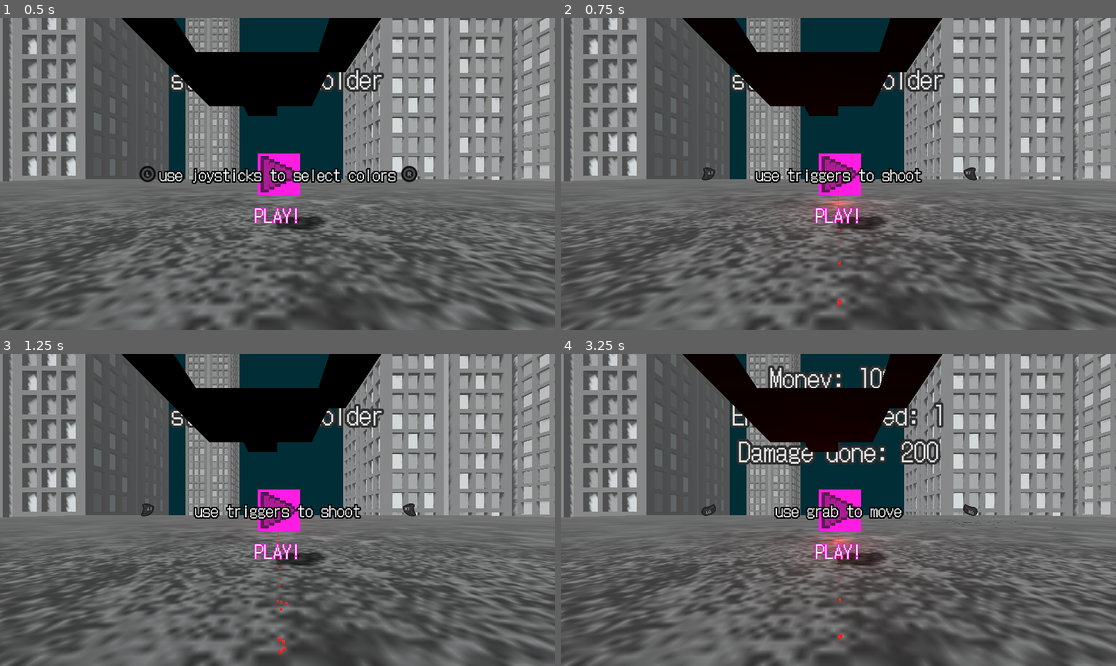
Above: before the commit, frames 1-4 (two rows, left to right).
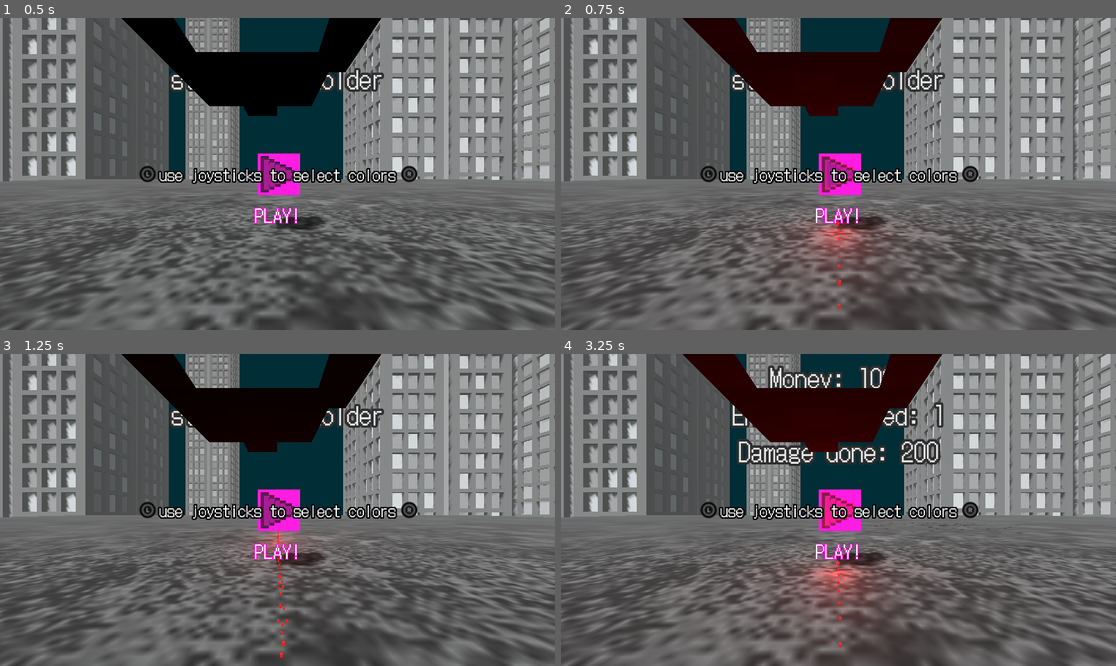
Above: after the commit, the same moments.

Repository: Majsek/Project_BC
Game: Godot game, scene res://scenes/world.tscn
Two runs of this game, one before a commit and one after it. Both use one fixed random seed, a clock stepped at 60 frames per second and the inputs below.
Inputs:
- Up to frame 1 (0.5 s): no input
- Up to frame 2 (0.75 s): tap Enter (ui_accept) at 0.5 s; hold Right (ui_right) from 0.53 s (still down)
- Up to frame 3 (1.25 s): keep holding Right (ui_right); tap Enter (ui_accept) at 0.77 s
- Up to frame 4 (3.25 s): release Right (ui_right) at 1.28 s; hold Down (ui_down) 1.28-2.03 s; tap Enter (ui_accept) at 1.52, 3.02 s; hold Right (ui_right) 2.03-2.78 s; hold Up (ui_up) from 2.78 s (still down)

Frame 1 is identical in both runs. In frame 2, 7.3% of the frame differs, in the area x 22-76%, y 1-94%; in frame 3, 1.9%; in frame 4, 7.6%, in the area x 22-90%, y 1-94%.
Error after the commit: Invalid access to property or key 'tutorial_' on a base object of type 'null instance'. (res://scripts/hand.gd:49)

Commit message:
+max life cube, +projectile strength cube

Diff:
--- a/scenes/world.tscn
+++ b/scenes/world.tscn
@@ -223,3 +223,6 @@
 
 [node name="lives_shop_cube" parent="." groups=["control_cubes"] instance=ExtResource("4_58r8i")]
 transform = Transform3D(-0.1, 0, 1.50996e-08, 0, 0.1, 0, -1.50996e-08, 0, -0.1, -0.04, 0.77, 1.5)
+
+[node name="projectile_strength_cube" parent="." groups=["control_cubes"] instance=ExtResource("4_58r8i")]
+transform = Transform3D(-0.1, 0, 1.50996e-08, 0, 0.1, 0, -1.50996e-08, 0, -0.1, -0.34, 0.77, 1.5)
--- a/scripts/control_cube.gd
+++ b/scripts/control_cube.gd
@@ -103,6 +103,8 @@
 
 		"lives_shop_cube":
 			player_.max_lives_ += 1
+		"projectile_strength_cube":
+			player_.projectile_impulse_strength_ += 1
 		_:
 			match name:
 				"edge_2_allowed_cube":
--- a/scripts/hand.gd
+++ b/scripts/hand.gd
@@ -12,10 +12,15 @@
 
 const projectile_ : Resource = preload("res://scenes/projectile.tscn")
 
-@onready var main_ : Node3D = get_parent().get_parent().get_parent()
-@onready var player_ : Node3D = get_parent().get_parent()
+@onready var main_ : Node3D = $"/root/world"
+@onready var player_ : Node3D
 
 func _ready():
+	print("player")
+	print(main_)
+	print(main_.player_)
+	print(%player)
+	player_ = %player
 	init()
 #TEST initial color
 	color_ = Color.from_hsv(0, 1.0, 1.0, 1.0)
--- a/scripts/player.gd
+++ b/scripts/player.gd
@@ -24,6 +24,8 @@
 var pulling_ : bool = false
 var grabbing_ : bool = false
 var first_grabbing_hand_ : XRController3D
+
+var projectile_impulse_strength_ : float = 10.0
 
 @onready var main_ : Node3D = $"/root/world"
 @onready var right_hand_ : XRController3D = $XROrigin3D/right_hand
--- a/scripts/projectile.gd
+++ b/scripts/projectile.gd
@@ -4,13 +4,15 @@
 var color_ : Color
 
 @onready var main_ : Node3D = $"/root/world"
+@onready var player_ : Node3D = main_.player_
+@onready var impulse_strength_ : float = player_.projectile_impulse_strength_
 
 const HIT_PARTICLE = preload("res://scenes/hit_particle.tscn")
 
 func _ready() -> void:
 	#initial force
 	#apply_central_force(direction_*666*2)
-	apply_central_impulse(direction_*20)
+	apply_central_impulse(direction_*impulse_strength_)
 	decrease_light()
 
 #INIT
